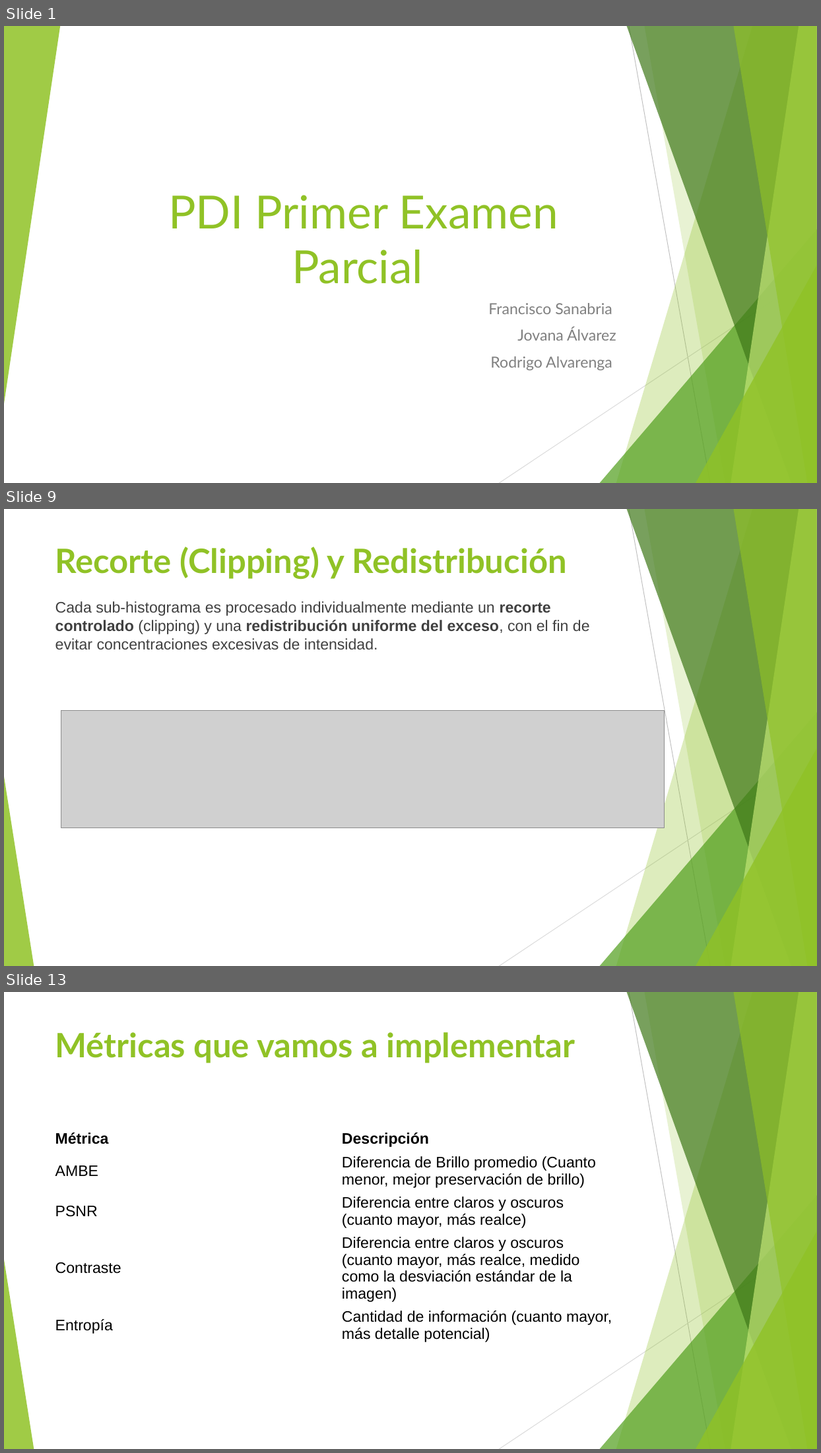
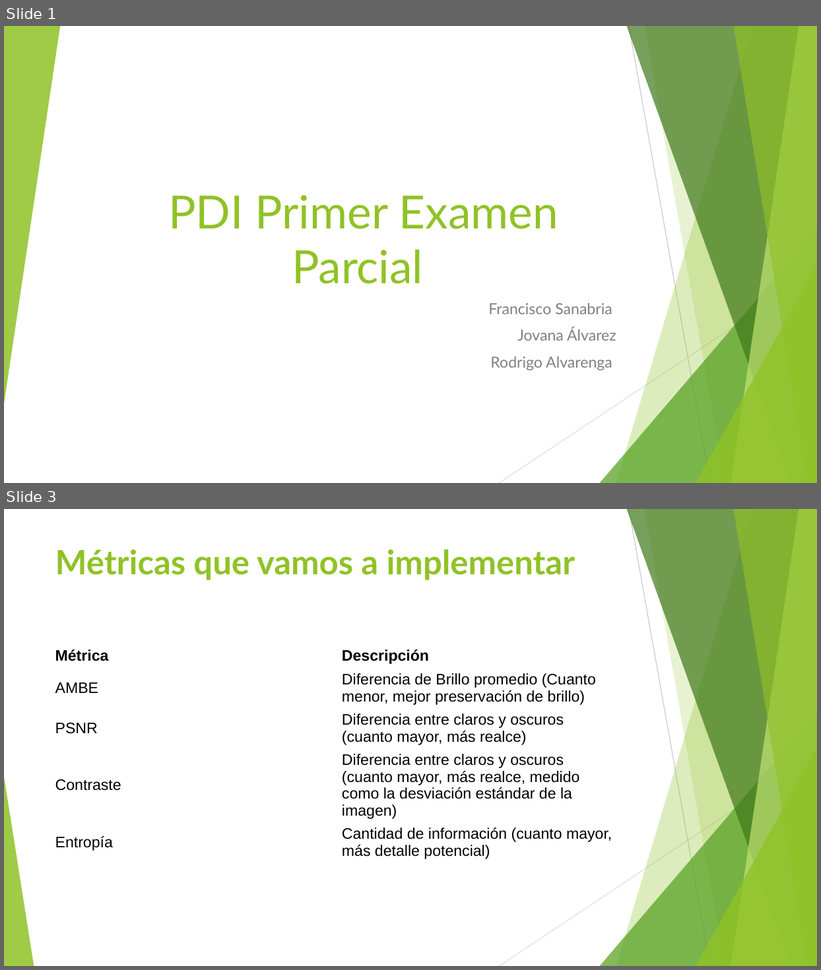
Before and after one commit to Gaussdrigo/pdi2025, a slide deck: Presentacion.pptx. Shown one above the other, each under a label of ours: slides 1, 9 and 13 before the commit, slides 1 and 3 after it; the slides between them are not shown. The pictures are 821x1453 and 821x970 pixels, drawn with LibreOffice and Linux fonts; fonts in the diff are those of the drawing; grey boxes stand for pictures. Boxes give left, top, right and bottom in pixels: in the first picture for what was removed or moved away, otherwise in the second. Text is boxed around its words. In the diff, an @@ line names an element or a change of style, - is before the commit and + after.

```diff
--- a/Presentacion.pptx
+++ b/Presentacion.pptx
@@ slide 9 removed at box(4, 509, 817, 966), background #FFFFFF; not listed: 10 template elements that a slide beside it also shows @@
@@ title removed at box(55, 547, 567, 579) @@
-Recorte (Clipping) y Redistribución
@@ text removed at box(55, 601, 590, 650) @@
-Cada sub-histograma es procesado individualmente mediante un recorte controlado (clipping) y una redistribución uniforme del exceso, con el fin de evitar concentraciones excesivas de intensidad.
@@ picture removed at box(61, 711, 664, 828) @@
@@ what was slide 13 is now slide 3 @@
```
Also in this commit, not shown: 3 slides changed, 6 slides added, 7 other slides removed.
